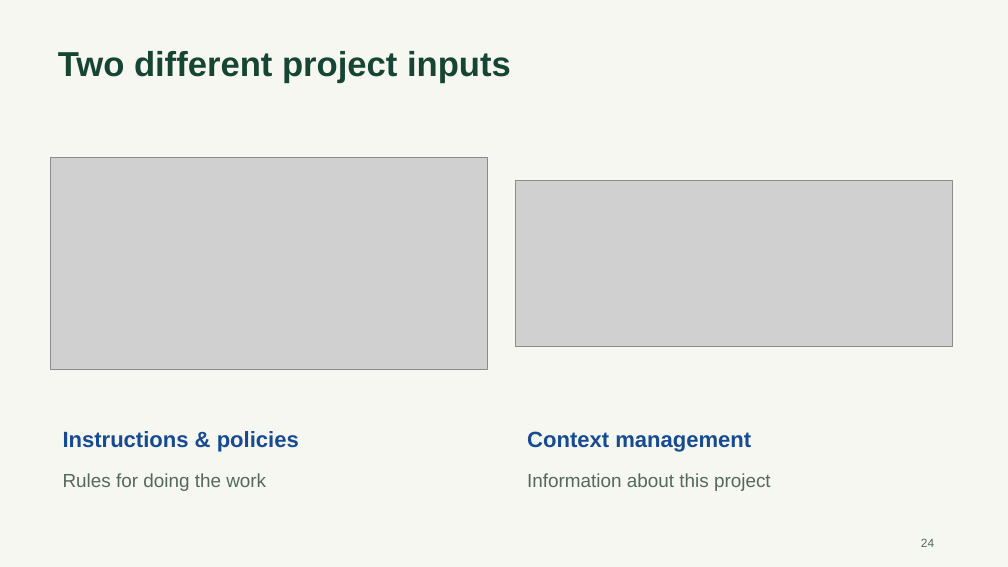
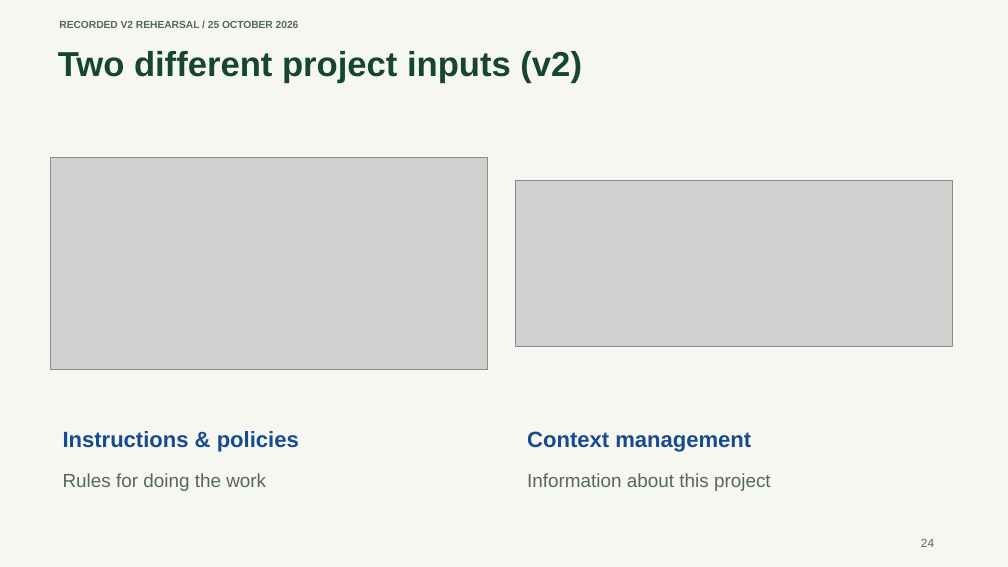
Before and after one commit to shubham-t/harness-lab, a slide deck: slide 24 of presentation/Agent-Harness-Workshop.pptx. Drawn at 1008x567 pixels with LibreOffice and Linux fonts; fonts in the diff are those of the drawing; grey boxes stand for pictures. Boxes give left, top, right and bottom in pixels: in the first picture for what was removed or moved away, otherwise in the second. Text is boxed around its words. In the diff, an @@ line names an element or a change of style, - is before the commit and + after.

Commit message:
Clarify live outcomes, harden rehearsal evaluation and record v3 evidence

```diff
--- a/presentation/Agent-Harness-Workshop.pptx
+++ b/presentation/Agent-Harness-Workshop.pptx
@@ text added at [59,21,299,28], 9.8 pt, text #54685D, bold @@
+RECORDED V2 REHEARSAL / 25 OCTOBER 2026
@@ text at [58,51,582,83]: text changed @@
-Two different project inputs
+Two different project inputs (v2)
```
Also in this commit, not shown: 12 other slides changed, 2 slides added, 45 other files.
